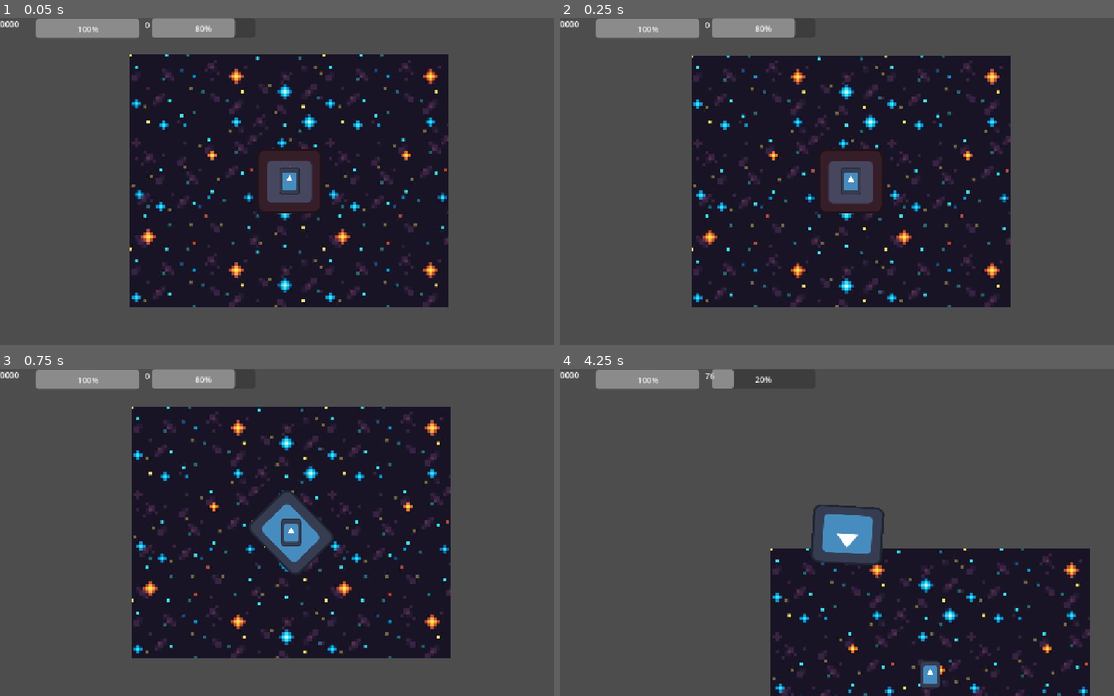
Above: before the commit, frames 1-4 (two rows, left to right).
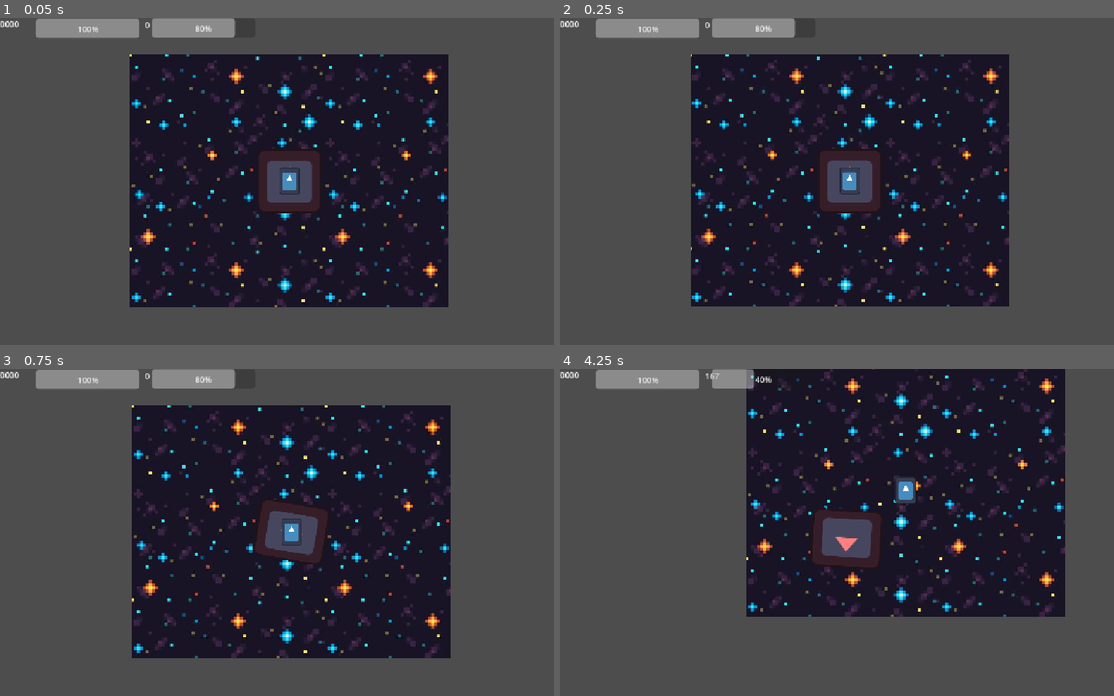
Above: after the commit, the same moments.

Repository: DMAlexander/SpaceGame
Game: Godot game, scene res://scenes/world/Main.tscn
Same seed, same stepped clock (60 frames per second), same inputs: the game is played once before the commit and once after it. The engine's default icon, where the game draws it, is replaced by a stand-in: a white triangle on a blue panel in a dark square.
Inputs:
- Up to frame 1 (0.05 s): no input
- Up to frame 2 (0.25 s): no input
- Up to frame 3 (0.75 s): hold D (turn_right) from 0.53 s (still down); hold Shift (boost) from 0.53 s (still down)
- Up to frame 4 (4.25 s): release D (turn_right) at 1.28 s; release Shift (boost) at 1.28 s; hold S (brake) 1.28-2.03 s; tap Space (shoot) at 1.35, 2.85 s; hold D (turn_right) 2.03-2.78 s; hold Shift (boost) 2.03-2.78 s; hold W (thrust) 2.78-3.53 s; hold A (turn_left) from 3.53 s (still down); hold Shift (boost) from 3.53 s (still down)

Frame 1 is identical in both runs. In frame 2, 3.8% of the frame differs, in the area x 23-82%, y 11-89%; in frame 3, 4.0%; in frame 4, 49%, in the area x 26-96%, y 0-100%.

Commit message:
Create FXManager

Diff:
--- a/scenes/world/Main.tscn
+++ b/scenes/world/Main.tscn
@@ -7,6 +7,7 @@
 [ext_resource type="Script" uid="uid://cymohl4yoyhjp" path="res://scenes/world/shake_controller.gd" id="5_26o6m"]
 [ext_resource type="Script" uid="uid://10ew63et3gby" path="res://scenes/world/ui.gd" id="5_10578"]
 [ext_resource type="Script" uid="uid://l7ax1w071ek2" path="res://scenes/world/camera_2d.gd" id="5_b3pok"]
+[ext_resource type="Script" uid="uid://bx5fo5smi7dh3" path="res://scenes/world/fx_manager.gd" id="7_b3pok"]
 
 [node name="Main" type="Node2D"]
 script = ExtResource("1_0nnu2")
@@ -27,6 +28,9 @@
 
 [node name="ShakeController" type="Node" parent="."]
 script = ExtResource("5_26o6m")
+
+[node name="FXManager" type="Node" parent="."]
+script = ExtResource("7_b3pok")
 
 [node name="UI" type="CanvasLayer" parent="."]
 script = ExtResource("5_10578")
--- /dev/null
+++ b/scenes/world/fx_manager.gd
@@ -0,0 +1,30 @@
+extends Node
+
+@onready var shaker = get_parent().get_node("ShakeController")
+
+var explosion_scene = preload("res://scenes/enemy_explosion/enemy_explosion.tscn")
+var score_popup_scene = preload("res://scenes/score_popup/score_popup.tscn")
+
+func spawn_explosion(pos: Vector2, strength: float = 3.0):
+	var e = explosion_scene.instantiate()
+	e.global_position = pos
+	get_parent().add_child(e)
+
+	shaker.shake(strength)
+
+func spawn_score(pos: Vector2, value: int):
+	var t = score_popup_scene.instantiate()
+	t.global_position = pos
+	get_parent().add_child(t)
+
+	t.setup("+%d" % value)
+
+func hit_pause(duration: float = 0.05):
+	Engine.time_scale = 0.05
+	await get_tree().create_timer(duration).timeout
+	Engine.time_scale = 1.0
+
+func enemy_death(pos: Vector2, points: int):
+	spawn_explosion(pos)
+	spawn_score(pos, points)
+	shaker.shake(3.0)
--- a/scripts/main.gd
+++ b/scripts/main.gd
@@ -7,6 +7,7 @@
 ##@onready var health_bar: Control = $UI/HealthBar
 @onready var shaker: Node = $ShakeController
 @onready var score_label: Label = $UI/ScoreLabel
+@onready var fx_manager: Node = $FXManager
 
 var explosion_scene = preload("res://scenes/enemy_explosion/enemy_explosion.tscn")
 var laser_scene = preload("res://scenes/laser.tscn")
@@ -40,30 +41,15 @@
 
 func _on_player_damaged(current, max):
 	shaker.shake(6.0)
-	hit_pause(0.05)
+	fx_manager.hit_pause(0.05)
 
 func hit_pause(duration: float = 0.05):
 	Engine.time_scale = 0.05
 	await get_tree().create_timer(duration * Engine.time_scale).timeout
 	Engine.time_scale = 1.0
 
-func spawn_explosion(pos: Vector2):
-	var e = explosion_scene.instantiate()
-	e.global_position = pos
-	add_child(e)
-
-	shaker.shake(3.0)
-
 func _on_enemy_died(pos: Vector2, points: int):
 	score += points
 	score_label.text = str(score)
 
-	spawn_explosion(pos)
-	spawn_score(pos, points)
-	shaker.shake(3.0)
-
-func spawn_score(pos: Vector2, value: int):
-	var t = float_text_scene.instantiate()
-	t.global_position = pos
-	add_child(t)
-	t.setup("+%d" % value)
+	fx_manager.enemy_death(pos, points)
Not shown: 1 places in scenes/world/Main.tscn that only renumber resources
Not shown, added: scenes/world/fx_manager.gd.uid
